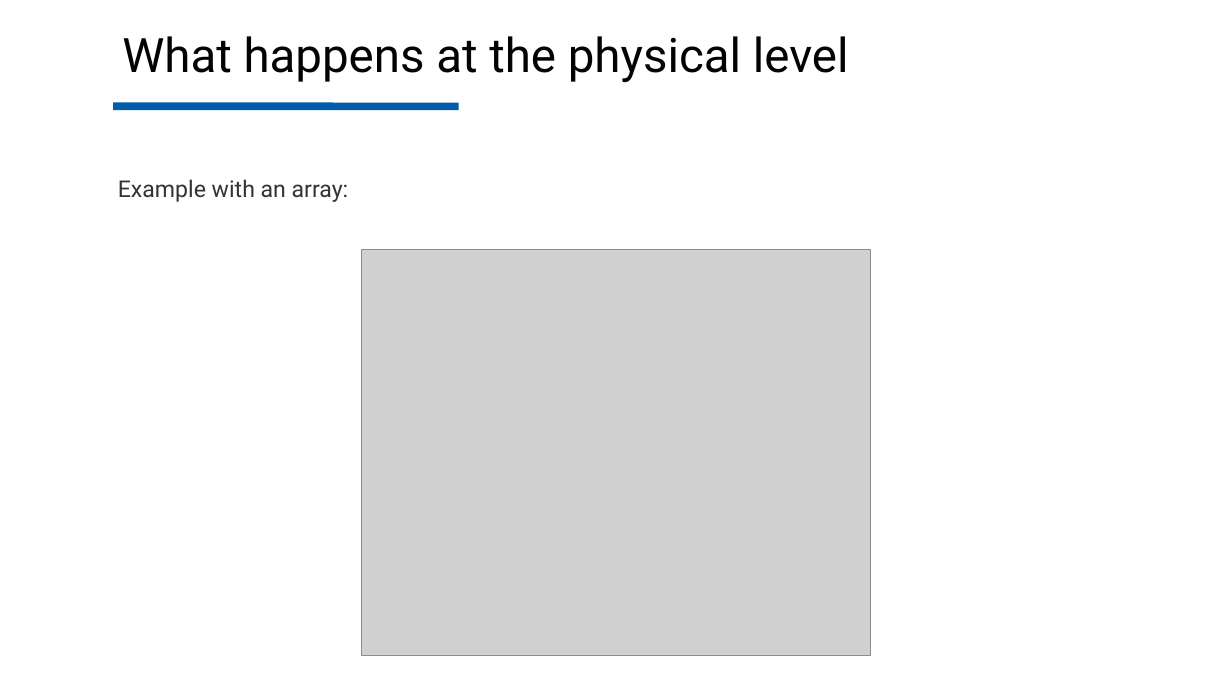
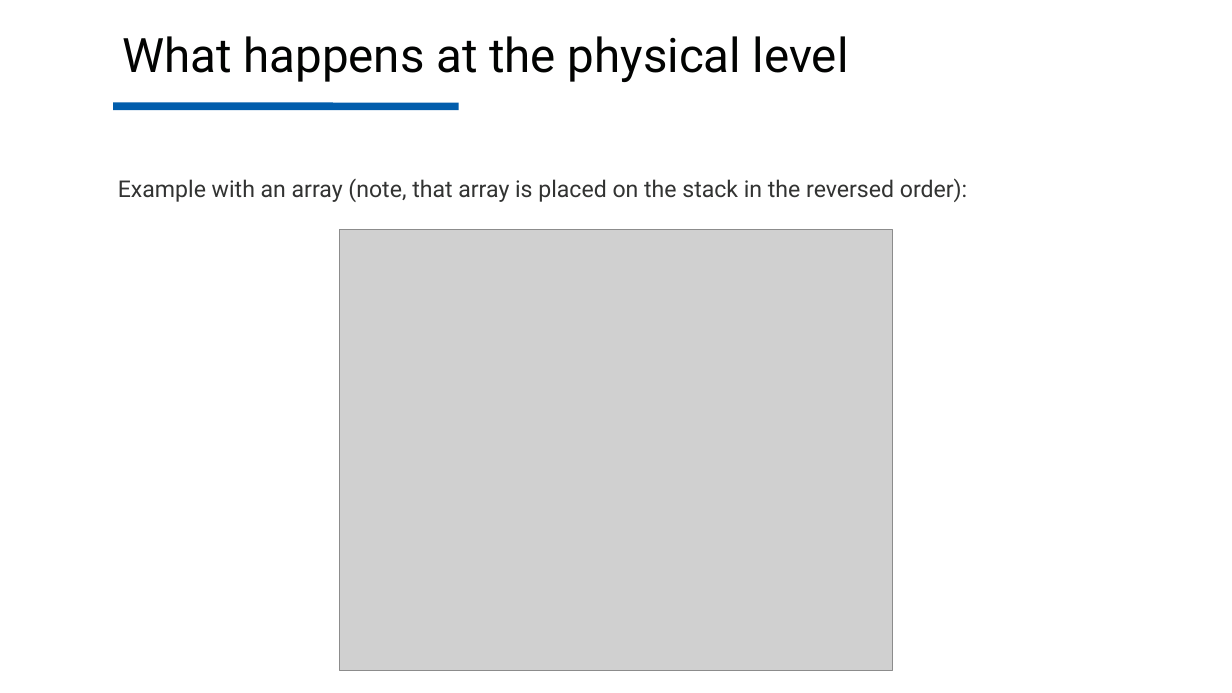
Before and after one commit to Costello1329/cpp-mipt-2021, a slide deck: slide 5 of lectures/lecture #06 presentation.pptx. Drawn at 1232x693 pixels with LibreOffice and Linux fonts; fonts in the diff are those of the drawing; grey boxes stand for pictures; background and template pictures are left out. Boxes give left, top, right and bottom in pixels: in the first picture for what was removed or moved away, otherwise in the second. Text is boxed around its words. In the diff, an @@ line names an element or a change of style, - is before the commit and + after.

Commit message:
fixed lecture 6

```diff
--- a/lectures/lecture #06 presentation.pptx
+++ b/lectures/lecture #06 presentation.pptx
@@ text at [118,178,967,202]: text changed @@
-Example with an array:
+Example with an array (note, that array is placed on the stack in the reversed order):
@@ picture: place and size @@
-picture at [361,250,871,655]
+picture at [339,230,892,671]
```
Also in this commit, not shown: 1 other slide changed, 1 other file.
